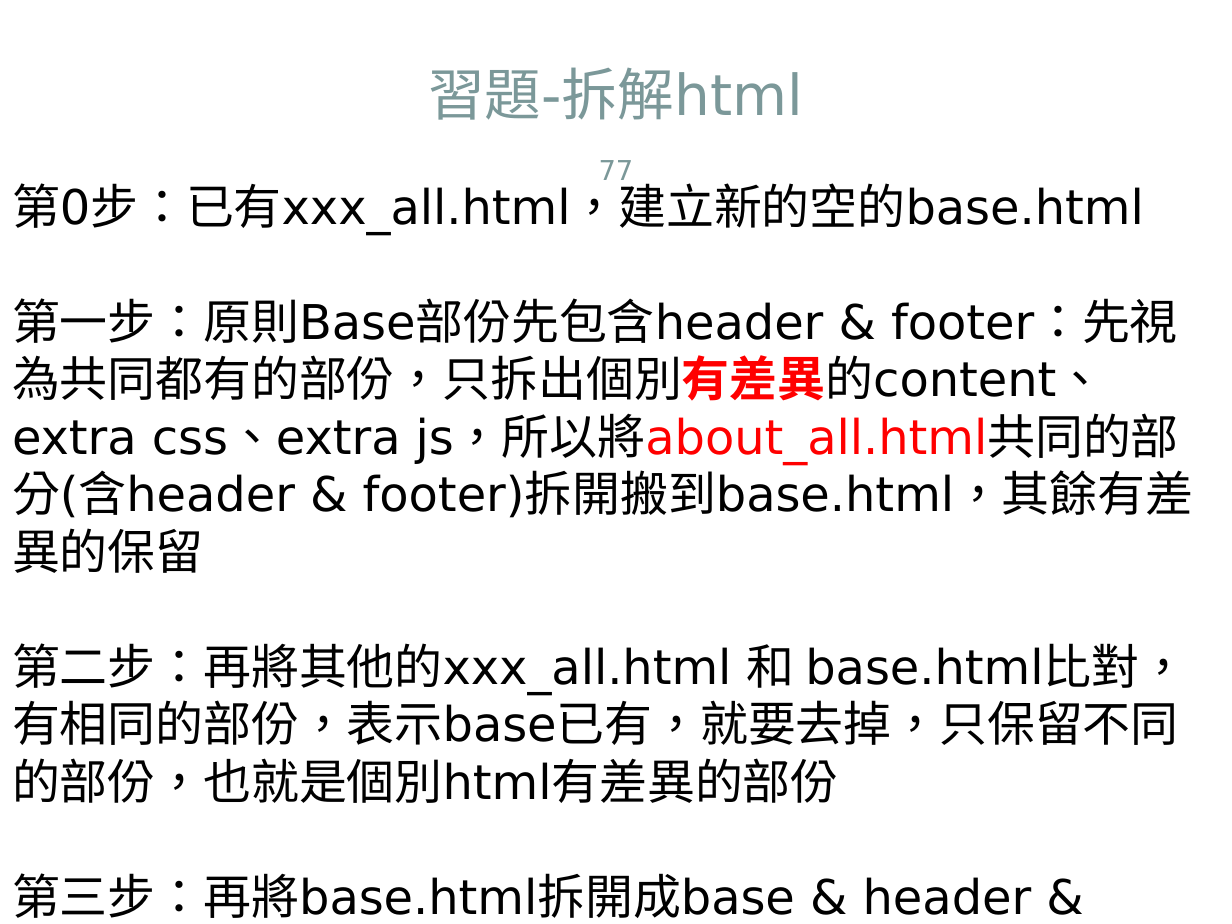
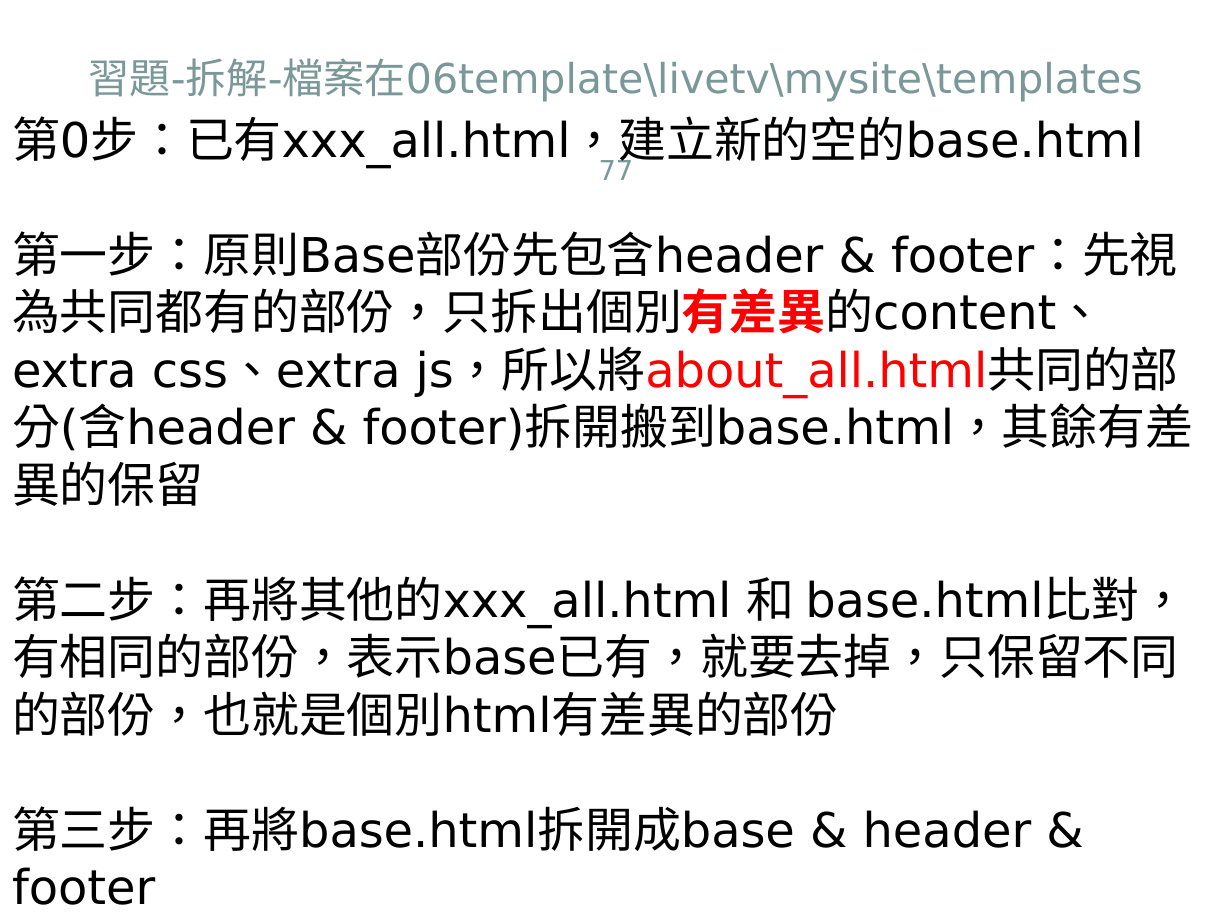
Before and after one commit to jacktea88/406django, a slide deck: slide 77 of ch06/Django4-ch06.pptx. Drawn at 1232x924 pixels with LibreOffice and Linux fonts; fonts in the diff are those of the drawing. Boxes give left, top, right and bottom in pixels: in the first picture for what was removed or moved away, otherwise in the second. Text is boxed around its words. In the diff, an @@ line names an element or a change of style, - is before the commit and + after.

```diff
--- a/ch06/Django4-ch06.pptx
+++ b/ch06/Django4-ch06.pptx
@@ title at (x1=89, y1=58, x2=1143, y2=102): text changed; size 33 to 24 pt @@
-習題-拆解html
+習題-拆解-檔案在06template\livetv\mysite\templates
@@ text "第0步：已有xxx_all.html，建立新的空的base.html" rewrapped from (x1=12, y1=175, x2=1194, y2=918) to (x1=12, y1=116, x2=1194, y2=905) @@
```
Also in this commit, not shown: 1 other slide changed, 8 other files.
